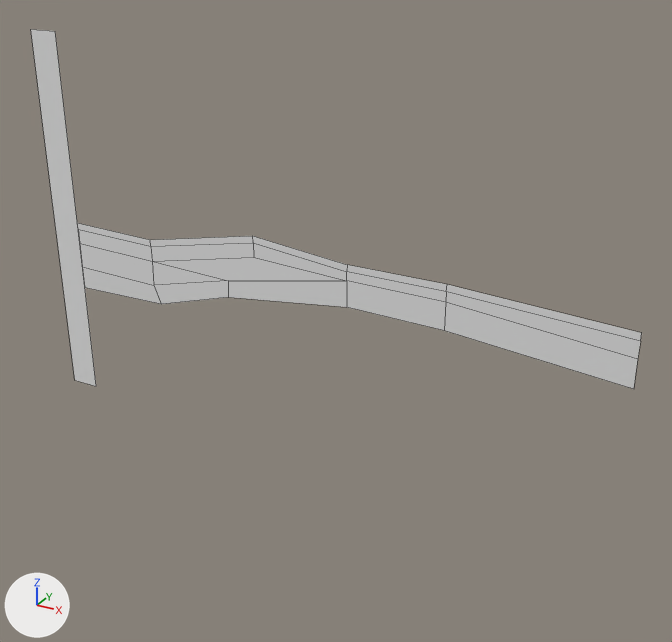
The Blender file Earthquake Game/Assets/Other project/ScaledExample.blend: old version first, new version second.
The view is the same before and after, from a 50 mm camera at (21.4, -21.5, 9.3) aimed at (9.5, 0.2, -1.5). Every picture has the same lights, and +X, +Y and +Z are marked at lower left. Mesh edges are drawn as thin lines.
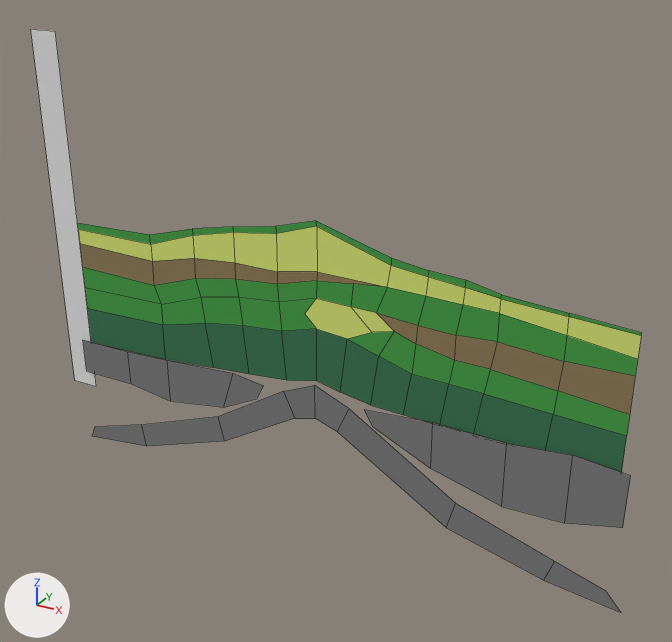
Changed parts and their boxes (x1, y1, x2, y2) in the pictures (672 x 642 px):
'Plane', reshaped (51% taller)
    before: (77, 223, 642, 389)
    after: (77, 221, 642, 473)
'Plane.004', added
    after: (365, 410, 630, 528)
'Plane.003', added
    after: (92, 385, 621, 613)
'Plane.002', added
    after: (83, 340, 264, 407)
part 1 of me_plane, built on
    before: (80, 236, 638, 389)
    after: (80, 221, 638, 473)
part 2 of me_plane, recoloured (grey to green)
    before: (77, 223, 642, 341)
    after: (77, 223, 642, 336)
part 3 of me_plane, recoloured (grey to yellow)
    both: (78, 229, 640, 359)

Patch to the scene script:
```diff
--- a/Earthquake Game/Assets/Other project/ScaledExample.blend.py
+++ b/Earthquake Game/Assets/Other project/ScaledExample.blend.py
@@ mat_grass @@
+mat_grass = diffuse_material('Grass')
+mat_grass.base_color = (0.0734, 0.359, 0.0746)  # green #4da24d
@@ mat_material_004 @@
+mat_material_004 = diffuse_material('Material.004')
+mat_material_004.base_color = (0.288, 0.215, 0.111)  # brown #92805e
@@ mat_material_003 @@
+mat_material_003 = diffuse_material('Material.003')
+mat_material_003.base_color = (0.703, 0.8, 0.19)  # yellow #dae779
@@ mat_material_005 @@
+mat_material_005 = diffuse_material('Material.005')
+mat_material_005.base_color = (0.0555, 0.19, 0.0971)  # dark green #437958
@@ mat_bedrock @@
+mat_bedrock = diffuse_material('Bedrock')
+mat_bedrock.base_color = (0.214, 0.214, 0.214)  # grey #7f7f7f
@@ me_plane @@
 # used by ob_plane; location = (0.0, 0.0, 0.0); rotation_euler = (1.571, 0.0, 0.0), in degrees (90, 0, 0)
-me_plane.from_pydata(...)  # 29 vertices, 18 faces, 2 loose edges; spans x 0.0..18.0, y -2.3..0.7, z 0.0
+me_plane.from_pydata(...)  # 90 vertices, 70 faces; spans x 0.0..18.0, y -4.3..1.4, z 0.0
+# me_plane part 1
+# 7 vertices are removed from x 3.0..18.0, y -2.2..0.0, z 0.0
+# 13 faces are deleted
+# 2 loose edges are deleted
+# 12 vertices move from x 3.0..18.0, y -1.0..0.7, z 0.0 to x 3.0..18.0, y -0.5..0.5, z 0.0
+# 63 vertices are added at x 0.0..18.0, y -4.3..1.4, z 0.0
+# 5 new vertices lie (1.1, -0.1, 0.0) away from vertices in x 10.0..12.4, y -3.9..0.6, z 0.0
+# 31 new faces join them, mat_grass (green #4da14d)
+# 11 new faces join them, mat_material_003 (yellow #dae779)
+# 11 new faces join them, mat_material_004 (brown #92805e)
+# 12 new faces join them, mat_material_005 (dark green #437958)
+# me_plane part 2: 3 faces spanning x 0.0..18.0, y -0.2..0.5, z 0.0 switch from no material to mat_grass (green #4da14d)
+# me_plane part 3: 2 faces spanning x 0.0..18.0, y -0.8..0.1, z 0.0 switch from no material to mat_material_003 (yellow #dae779)
+me_plane.materials.append(mat_material_004)  # brown #92805e
+me_plane.materials.append(mat_material_005)  # dark green #437958
@@ me_plane_002 @@
+me_plane_002.from_pydata([(-1.0, 0.04, 0.0), (1.0, 0.04, 0.0), (-1.0, 1.24, 0.0), (1.0, 1.24, 0.0), (2.66, -0.2, 0.0), (2.66, 1.31, 0.0), (4.83, 0.15, 0.0), (5.27, 1.49, 0.0), (6.13, 0.8, 0.0), (6.41, 1.33, 0.0)], [], [(0, 1, 3, 2), (3, 1, 4, 5), (5, 4, 6, 7), (7, 6, 8, 9)])
+me_plane_002.materials.append(mat_bedrock)  # grey #7f7f7f
@@ me_plane_003 @@
+me_plane_003.from_pydata(...)  # 18 vertices, 8 faces; spans x -9.3..9.6, y -3.0..1.5, z 0.0
+me_plane_003.materials.append(mat_bedrock)  # grey #7f7f7f
@@ me_plane_004 @@
+me_plane_004.from_pydata([(-2.3, -0.42, 0.0), (1.0, 0.02, 0.0), (-2.3, 1.62, 0.0), (1.0, 1.62, 0.0), (-4.47, 0.14, 0.0), (-4.47, 1.65, 0.0), (-6.34, 1.0, 0.0), (-6.64, 1.49, 0.0), (-0.51, -0.36, 0.0), (-0.51, 1.79, 0.0)], [], [(8, 1, 3, 9), (0, 2, 5, 4), (4, 5, 7, 6), (0, 8, 9, 2)])
+me_plane_004.materials.append(mat_bedrock)  # grey #7f7f7f
@@ ob_plane_002 @@
+ob_plane_002 = bpy.data.objects.new('Plane.002', me_plane_002)
+ob_plane_002.location = (0.72, -0.1, -5.45)
+ob_plane_002.rotation_euler = (1.571, 0.0, 0.0)  # degrees (90, 0, 0)
@@ ob_plane_003 @@
+ob_plane_003 = bpy.data.objects.new('Plane.003', me_plane_003)
+ob_plane_003.location = (8.94, -0.1, -5.19)
+ob_plane_003.rotation_euler = (1.571, 0.0, 0.0)  # degrees (90, 0, 0)
@@ ob_plane_004 @@
+ob_plane_004 = bpy.data.objects.new('Plane.004', me_plane_004)
+ob_plane_004.location = (17.25, -0.1, -5.53)
+ob_plane_004.rotation_euler = (1.571, 0.0, 0.0)  # degrees (90, 0, 0)
```
